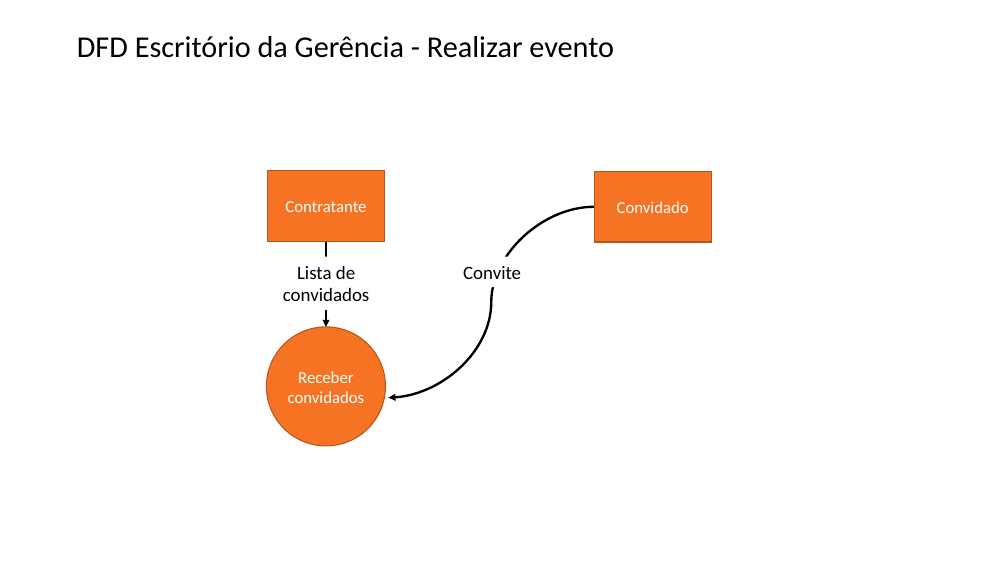
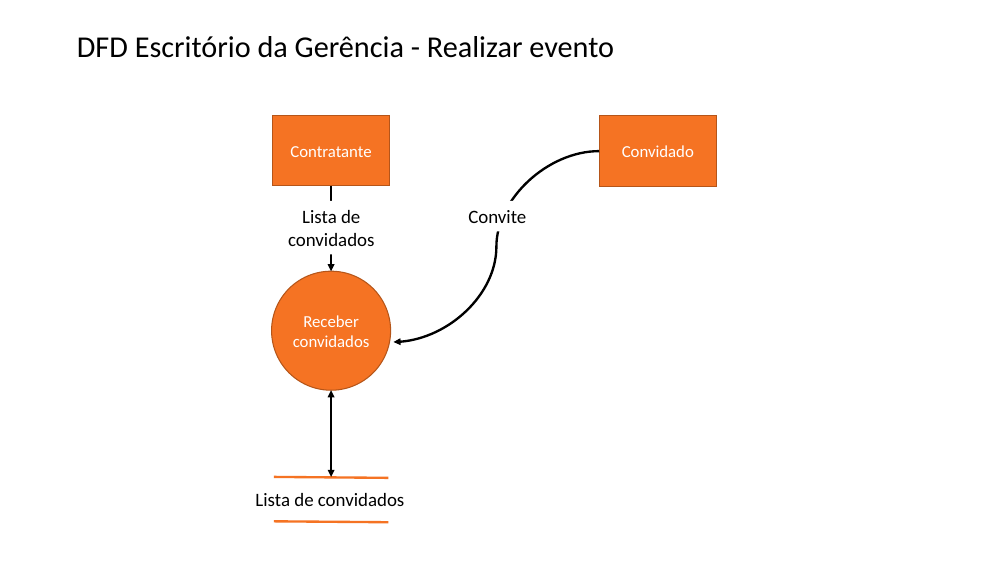
Before and after one commit to faconta/OPE, a slide deck: slide 11 of Artefatos/16. Diagramas de Fluxo de Dados.pptx. Drawn at 1008x567 pixels with LibreOffice and Linux fonts; fonts in the diff are those of the drawing. Boxes give left, top, right and bottom in pixels: in the first picture for what was removed or moved away, otherwise in the second. Text is boxed around its words. In the diff, an @@ line names an element or a change of style, - is before the commit and + after.

```diff
--- a/Artefatos/16. Diagramas de Fluxo de Dados.pptx
+++ b/Artefatos/16. Diagramas de Fluxo de Dados.pptx
@@ 3 texts, 2 rectangles, 1 ellipse, 1 curved arrow, 1 arrow: place and size @@
-3 texts, 2 rectangles, 1 ellipse, 1 curved arrow, 1 arrow at [266, 171, 712, 445]
+3 texts, 2 rectangles, 1 ellipse, 1 curved arrow, 1 arrow at [271, 116, 717, 390]
@@ double arrow added from (331, 390) to (331, 477), #000000 2.25 pt @@
@@ line added from (274, 477) to (389, 478), #F57323 2.25 pt @@
@@ text added at [255, 493, 404, 506], 18 pt, text #000000 @@
+Lista de convidados
@@ line added from (274, 522) to (389, 523), #F57323 2.25 pt @@
```
Also in this commit, not shown: 1 other slide changed, 15 other files.
